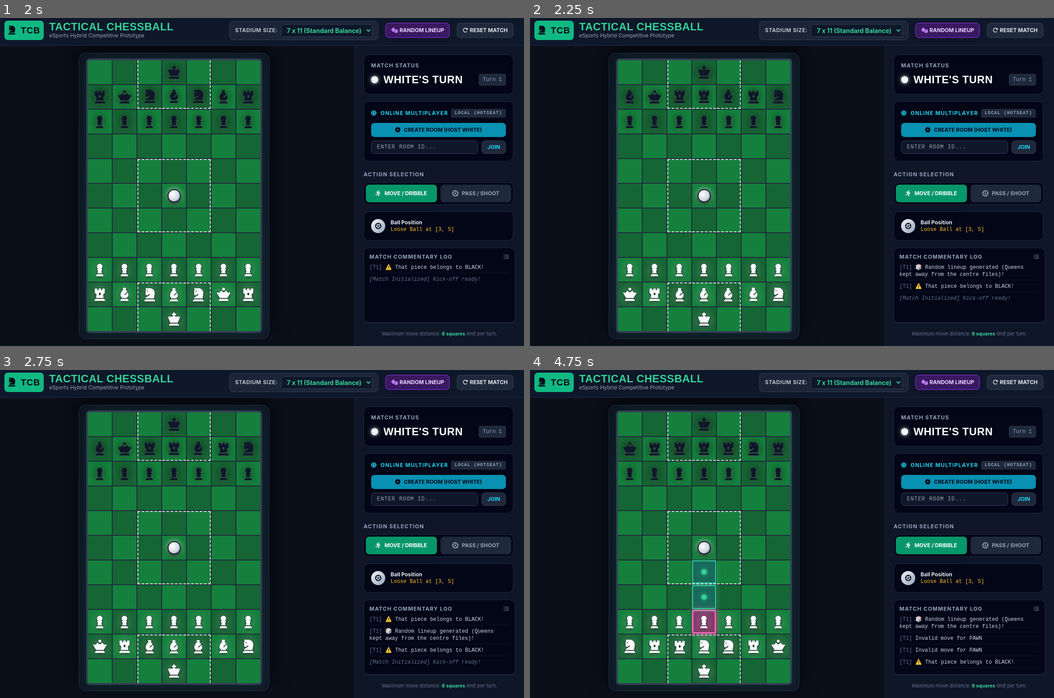
Above: before the commit, frames 1-4 (two rows, left to right).
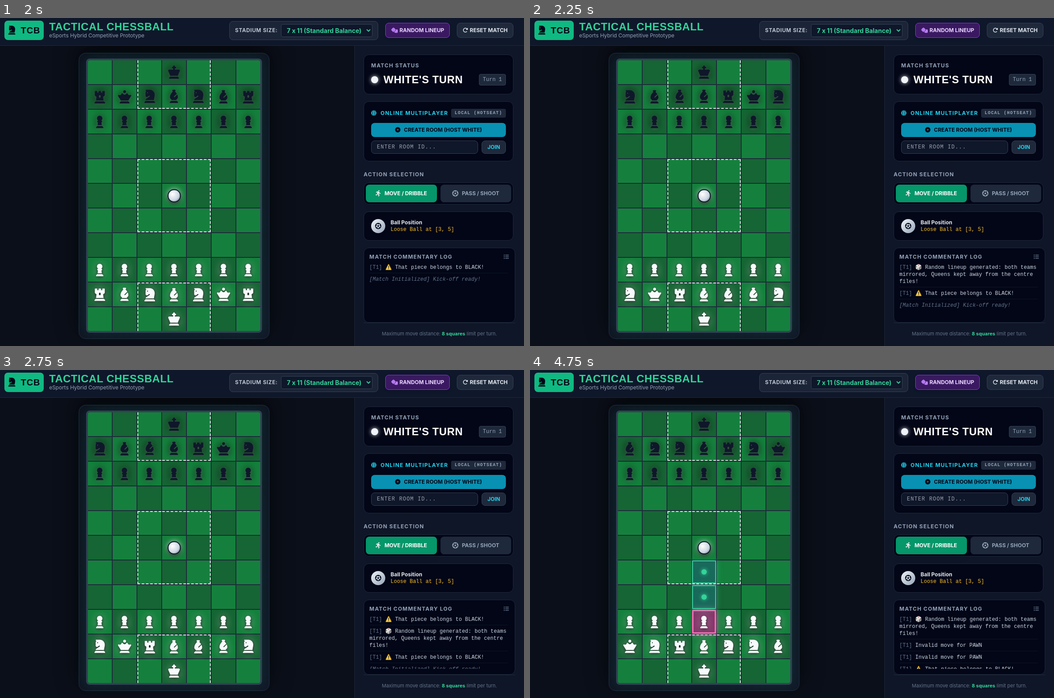
Above: after the commit, the same moments.

Repository: vdragon97/tactical-chessball
Game: browser game, page index.html
The game is run twice, just before and just after one commit, with the same random seed, the same clock (stepped at 60 frames per second) and the same inputs. When the page shows a pop-up message, it is drawn as a white box for half a second while everything else waits; a line starting with > is the answer the replay typed.
Inputs (mouse positions are in pixels of both pictures, inside the frame that each line leads up to):
- Up to frame 1 (2 s): click "CREATE ROOM (HOST WHITE)" at 1.27 s; click (199, 96) at 1.87 s
- Up to frame 2 (2.25 s): click "RANDOM LINEUP" at 2.02 s
- Up to frame 3 (2.75 s): click (125, 448) at 2.47 s
- Up to frame 4 (4.75 s): click (702, 622) at 3.07 s; click (702, 497) at 3.67 s; click (755, 474) at 4.27 s; click "RANDOM LINEUP" at 4.52 s

Frame 1 is identical in both runs. In frame 2, 0.8% of the frame differs, in the area x 17-97%, y 21-89%; in frame 3, 0.8%; in frame 4, 0.9%, in the area x 17-97%, y 21-92%.

Commit message:
Add files via upload

Diff:
--- a/index.html
+++ b/index.html
@@ -790,49 +790,67 @@
 
             const availableTypes = ['ROOK', 'KNIGHT', 'BISHOP'];
             const centerCol = Math.floor(cols / 2);
-            // BALANCE: Queen may only stand at least 2 files away from the King's file
+            const randType = () => availableTypes[Math.floor(Math.random() * availableTypes.length)];
+            const pickOne = (arr) => arr[Math.floor(Math.random() * arr.length)];
+            const key = (r, c) => `${r},${c}`;
+            // BALANCE #1: Queen may only stand >= 2 files away from the King's file
             const isQueenSafeCol = (c) => Math.abs(c - centerCol) >= 2;
-
-            ['white', 'black'].forEach(team => {
-                let piecePositions = [];
-                let queenPos = null; // the ORIGINAL (non-promoted) Queen of this team
-
+            // BALANCE #2: Black is the 180-degree mirror of White
+            const mirror = (r, c) => ({ r: rows - 1 - r, c: cols - 1 - c });
+
+            // Collect the "lineup slots" of a team: Rook/Knight/Bishop squares + the original Queen's square.
+            // (Promoted Queens are not part of the starting lineup, so they are never touched.)
+            const collectSlots = (team) => {
+                const slots = [];
+                let queenSlot = null;
                 for (let r = 0; r < rows; r++) {
                     for (let c = 0; c < cols; c++) {
                         const piece = board[r][c];
                         if (!piece || piece.team !== team) continue;
                         if (availableTypes.includes(piece.type)) {
-                            piecePositions.push({ r, c });
+                            slots.push({ r, c });
                         } else if (piece.type === 'QUEEN' && !piece.isPromoted && piece.originalType !== 'PAWN') {
-                            queenPos = { r, c };
+                            queenSlot = { r, c };
+                            slots.push({ r, c });
                         }
                     }
                 }
-
-                // 1) Randomize Rook / Knight / Bishop (same behaviour as before)
-                piecePositions.forEach(pos => {
-                    const randomType = availableTypes[Math.floor(Math.random() * availableTypes.length)];
-                    board[pos.r][pos.c].type = randomType;
-                });
-
-                // 2) Randomly re-seat the Queen, but ONLY on a safe file (never centre / next to centre).
-                //    Only the piece types are swapped, so no piece moves and the ball holder never changes.
-                if (queenPos) {
-                    const safeSlots = piecePositions.filter(p => isQueenSafeCol(p.c));
-                    if (isQueenSafeCol(queenPos.c)) safeSlots.push(queenPos); // staying put is allowed
-                    if (safeSlots.length > 0) {
-                        const target = safeSlots[Math.floor(Math.random() * safeSlots.length)];
-                        if (target.r !== queenPos.r || target.c !== queenPos.c) {
-                            const queenPiece = board[queenPos.r][queenPos.c];
-                            const targetPiece = board[target.r][target.c];
-                            targetPiece.type = 'QUEEN';
-                            queenPiece.type = availableTypes[Math.floor(Math.random() * availableTypes.length)];
-                        }
-                    }
-                }
+                return { slots, queenSlot };
+            };
+
+            const W = collectSlots('white');
+            const B = collectSlots('black');
+
+            // ---- 1) WHITE: random Rook/Knight/Bishop, Queen on a random SAFE slot ----
+            const whiteTypes = new Map();
+            W.slots.forEach(p => whiteTypes.set(key(p.r, p.c), randType()));
+            if (W.queenSlot) {
+                const safe = W.slots.filter(p => isQueenSafeCol(p.c));
+                const q = safe.length ? pickOne(safe) : W.queenSlot; // no safe slot -> Queen stays put
+                whiteTypes.set(key(q.r, q.c), 'QUEEN');
+            }
+
+            // ---- 2) BLACK: mirror White's lineup (rotate 180 degrees) ----
+            const blackTypes = new Map();
+            B.slots.forEach(p => {
+                const m = mirror(p.r, p.c);
+                blackTypes.set(key(p.r, p.c), whiteTypes.get(key(m.r, m.c)) || randType()); // unpaired (mid-game) -> random
             });
-
-            logEvent(`🎲 Random lineup generated (Queens kept away from the centre files)!`);
+            // Keep Queen counts correct if the two sides are no longer a perfect pair (mid-game captures)
+            const blackQueenKeys = [...blackTypes].filter(([, t]) => t === 'QUEEN').map(([k]) => k);
+            if (!B.queenSlot) {
+                blackQueenKeys.forEach(k => blackTypes.set(k, randType()));
+            } else if (blackQueenKeys.length === 0) {
+                const safe = B.slots.filter(p => isQueenSafeCol(p.c));
+                const q = safe.length ? pickOne(safe) : B.queenSlot;
+                blackTypes.set(key(q.r, q.c), 'QUEEN');
+            }
+
+            // ---- 3) Apply (only piece TYPES change; no piece moves, so the ball holder never changes) ----
+            W.slots.forEach(p => { board[p.r][p.c].type = whiteTypes.get(key(p.r, p.c)); });
+            B.slots.forEach(p => { board[p.r][p.c].type = blackTypes.get(key(p.r, p.c)); });
+
+            logEvent(`🎲 Random lineup generated: both teams mirrored, Queens kept away from the centre files!`);
             renderBoard();
             if (isOnline) sendGameState();
         }
